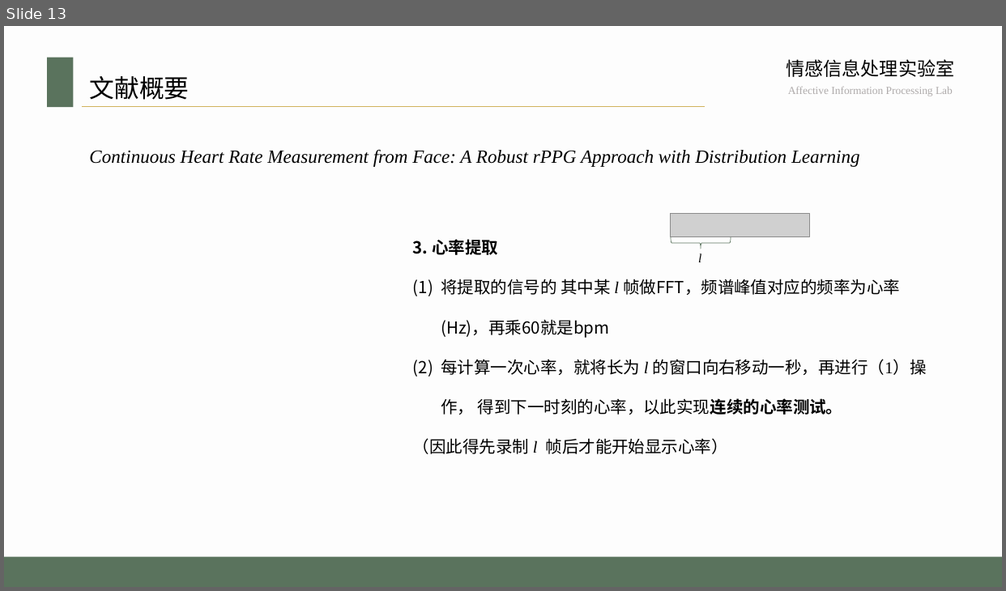
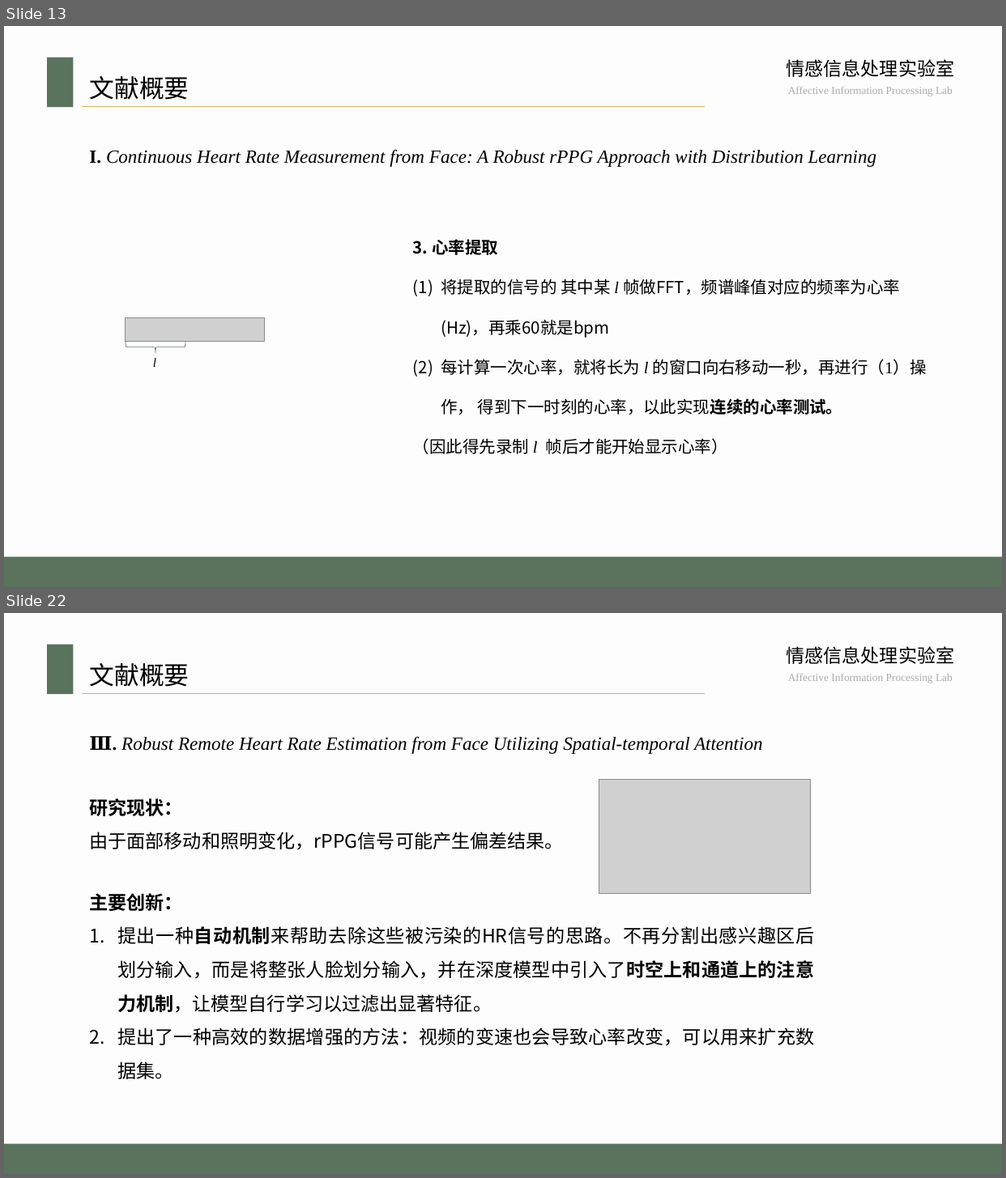
Before and after one commit to whatcarp/rppgrppg, a slide deck: 东大模板.pptx. Shown one above the other, each under a label of ours: slide 13 before the commit, slides 13 and 22 after it; the slides between them are not shown. The pictures are 1006x591 and 1006x1178 pixels, drawn with LibreOffice and Linux fonts; fonts in the diff are those of the drawing; grey boxes stand for pictures; background and template pictures are left out. Boxes give left, top, right and bottom in pixels: in the first picture for what was removed or moved away, otherwise in the second. Text is boxed around its words. In the diff, an @@ line names an element or a change of style, - is before the commit and + after.

```diff
--- a/东大模板.pptx
+++ b/东大模板.pptx
@@ slide 22 added at (4,613,1002,1174), background #E7E6E6 at 5% opacity; not listed: 5 template elements that a slide beside it also shows @@
@@ title added at (89,663,189,687), 24 pt, text #000000 @@
+文献概要
@@ text added at (89,736,763,754), 18 pt, text #000000, italic @@
+Ⅲ. Robust Remote Heart Rate Estimation from Face Utilizing Spatial-temporal Attention
@@ picture added at (599,780,810,894) @@
@@ text added at (89,798,563,850), 18 pt, text #000000 @@
+研究现状：
+由于面部移动和照明变化，rPPG信号可能产生偏差结果。
@@ text added at (89,893,814,1080), 18 pt, text #000000 @@
+主要创新：
+1. 提出一种自动机制来帮助去除这些被污染的HR信号的思路。不再分割出感兴趣区后划分输入，而是将整张人脸划分输入，并在深度模型中引入了时空上和通道上的注意力机制，让模型自行学习以过滤出显著特征。
+2. 提出了一种高效的数据增强的方法：视频的变速也会导致心率改变，可以用来扩充数据集。
@@ slide 13 changed as well @@
@@ text at (89,149,877,167): text changed @@
-Continuous Heart Rate Measurement from Face: A Robust rPPG Approach with Distribution Learning
+I. Continuous Heart Rate Measurement from Face: A Robust rPPG Approach with Distribution Learning
@@ 1 picture, 1 text, 1 right brace: place and size @@
-1 picture, 1 text, 1 right brace at (671,214,809,263)
+1 picture, 1 text, 1 right brace at (126,318,264,367)
```
Also in this commit, not shown: 8 other slides changed, 15 other slides added.
